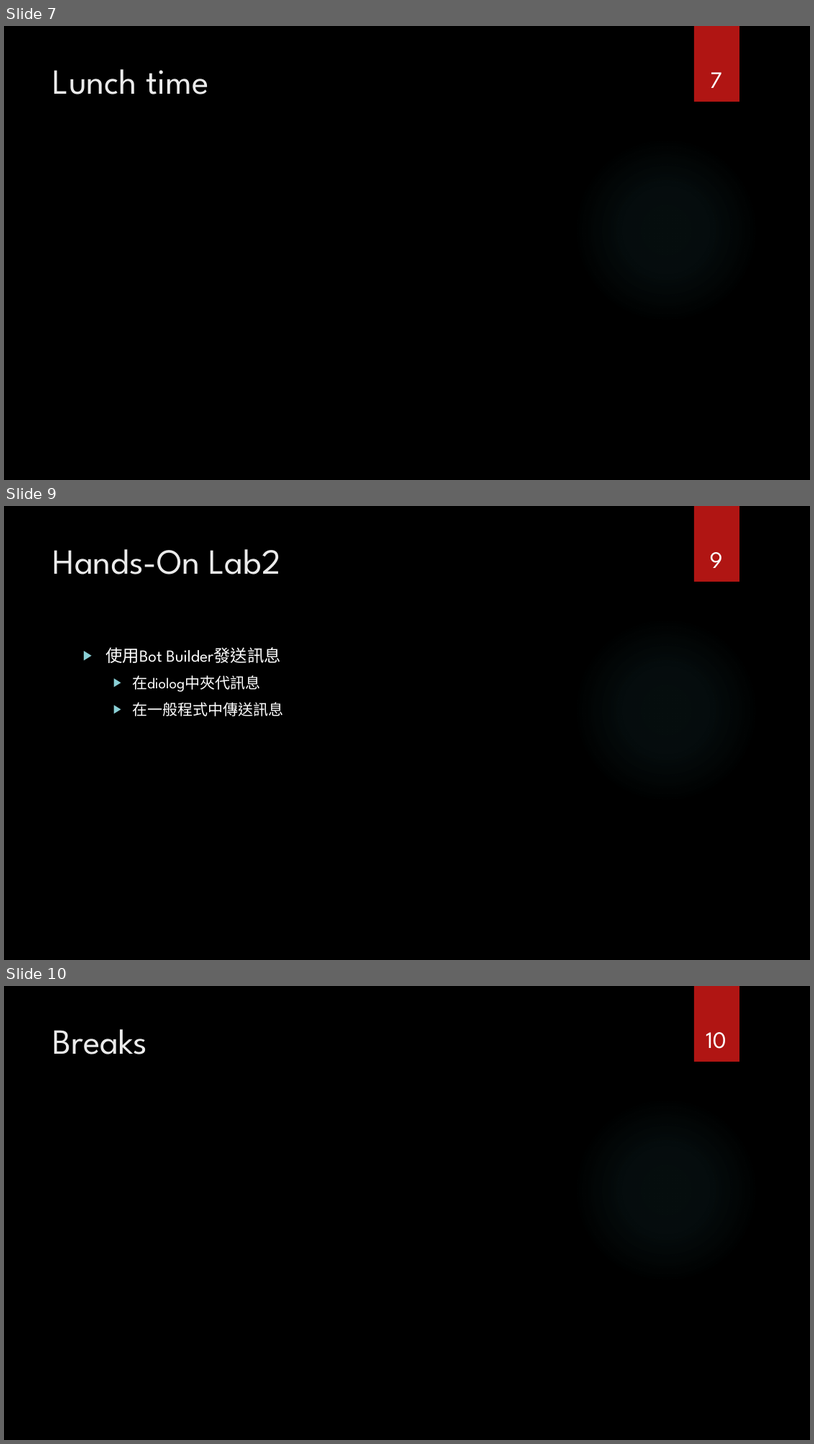
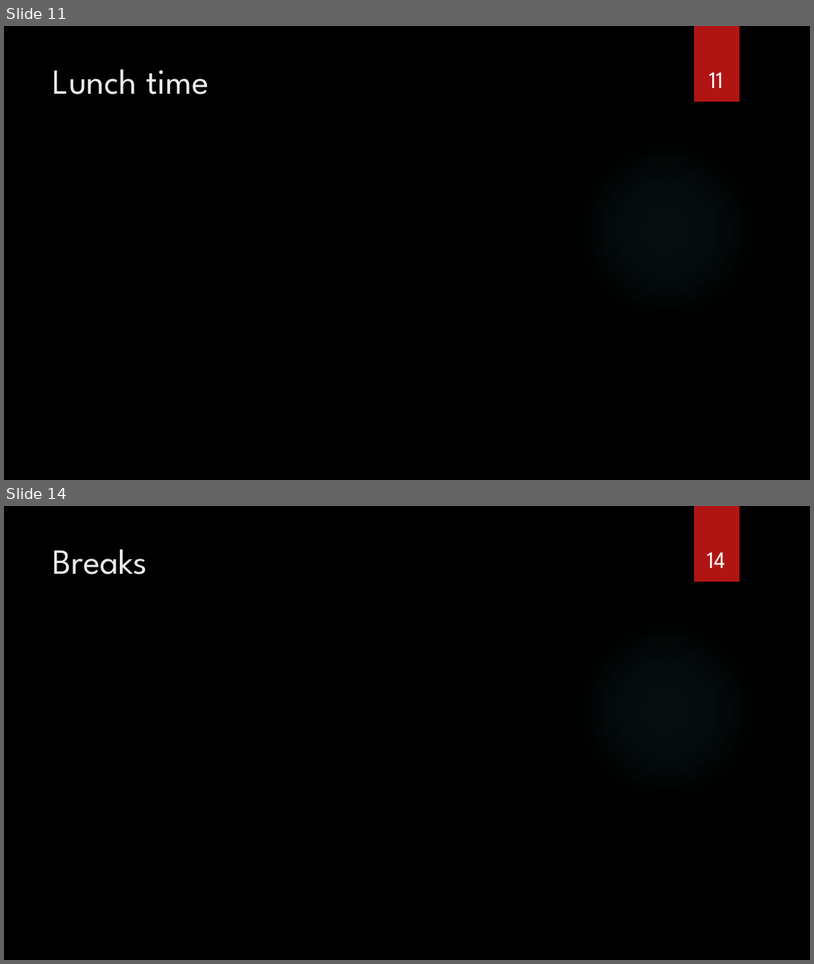
Before and after one commit to Johndgnzj/FCULab.GraphAndBot, a slide deck: Documents/Workshop-Day2_BotFramework.pptx. Shown one above the other, each under a label of ours: slides 7, 9 and 10 before the commit, slides 11 and 14 after it; the slides between them are not shown. The pictures are 814x1444 and 814x964 pixels, drawn with LibreOffice and Linux fonts; fonts in the diff are those of the drawing; background and template pictures are left out. Boxes give left, top, right and bottom in pixels: in the first picture for what was removed or moved away, otherwise in the second. Text is boxed around its words. In the diff, an @@ line names an element or a change of style, - is before the commit and + after.

```diff
--- a/Documents/Workshop-Day2_BotFramework.pptx
+++ b/Documents/Workshop-Day2_BotFramework.pptx
@@ slide 9 removed at (4,506,810,960), background picture (left out); not listed: 2 template elements that a slide beside it also shows @@
@@ title removed at (53,549,281,574) @@
-Hands-On Lab2
@@ page number removed at (710,552,723,568) @@
-9
@@ text removed at (106,647,283,716) @@
-▶ 使用Bot Builder發送訊息
-  ▶ 在diolog中夾代訊息
-  ▶ 在一般程式中傳送訊息
@@ what was slide 7 is now slide 11 @@
@@ page number at (710,72,724,88): text changed @@
-7
+11
@@ what was slide 10 is now slide 14 @@
@@ page number at (707,552,726,568): text changed @@
-10
+14
```
Also in this commit, not shown: 6 slides changed, 6 slides added, 7 other files.
